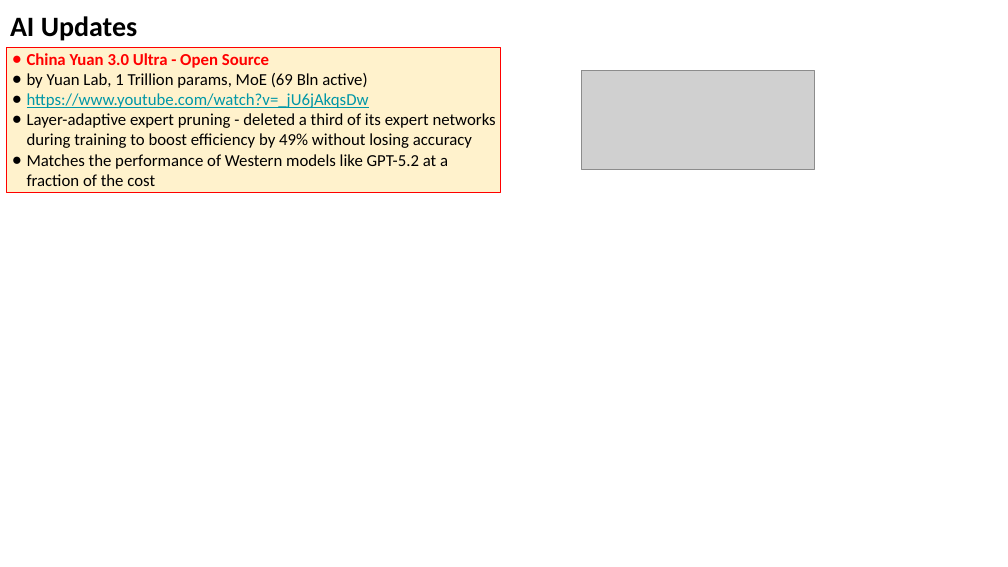
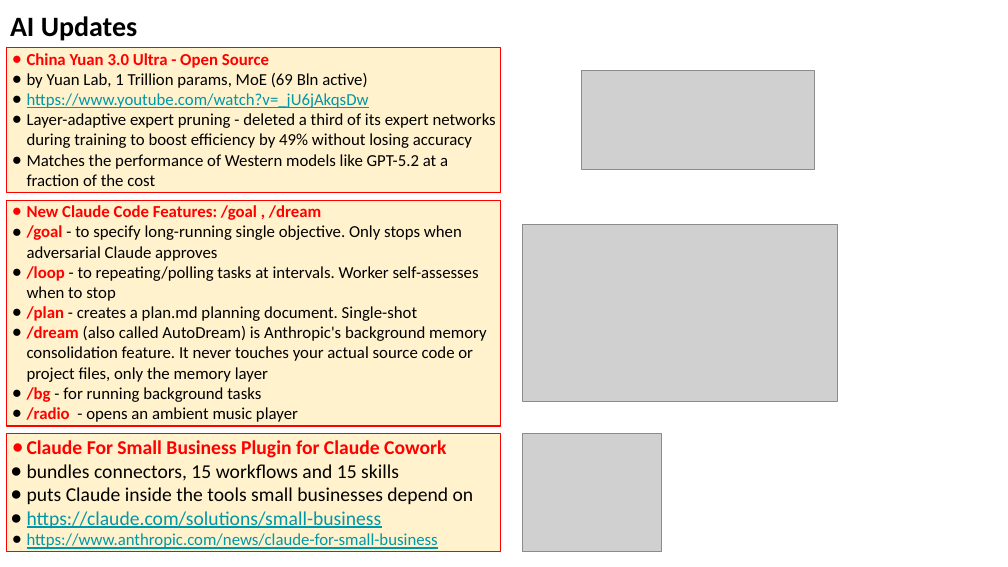
Before and after one commit to lselector/seminar, a slide deck: slide 4 of 2026/2026-05-15-AI-Updates.pptx. Drawn at 1008x567 pixels with LibreOffice and Linux fonts; fonts in the diff are those of the drawing; grey boxes stand for pictures. Boxes give left, top, right and bottom in pixels: in the first picture for what was removed or moved away, otherwise in the second. Text is boxed around its words. In the diff, an @@ line names an element or a change of style, - is before the commit and + after.

```diff
--- a/2026/2026-05-15-AI-Updates.pptx
+++ b/2026/2026-05-15-AI-Updates.pptx
@@ rectangle added at box(7, 200, 501, 425), fill #FFF2CC, outline #FF0000 0.75 pt, 12 pt, text #000000 @@
+● New Claude Code Features: /goal , /dream
+● /goal - to specify long-running single objective. Only stops when adversarial Claude approves
+● /loop - to repeating/polling tasks at intervals. Worker self-assesses when to stop
+● /plan - creates a plan.md planning document. Single-shot
+● /dream (also called AutoDream) is Anthropic's background memory consolidation feature. It never touches your actual source code or project files, only the memory layer
+● /bg - for running background tasks
+● /radio - opens an ambient music player
@@ picture added at box(522, 225, 837, 401) @@
@@ rectangle added at box(7, 434, 501, 551), fill #FFF2CC, outline #FF0000 0.75 pt, 14 pt, text #0097A7 @@
+● Claude For Small Business Plugin for Claude Cowork
+● bundles connectors, 15 workflows and 15 skills
+● puts Claude inside the tools small businesses depend on
+● https://claude.com/solutions/small-business
+● https://www.anthropic.com/news/claude-for-small-business
@@ picture added at box(522, 434, 662, 551) @@
```
Also in this commit, not shown: 9 other slides changed, 7 slides added.
